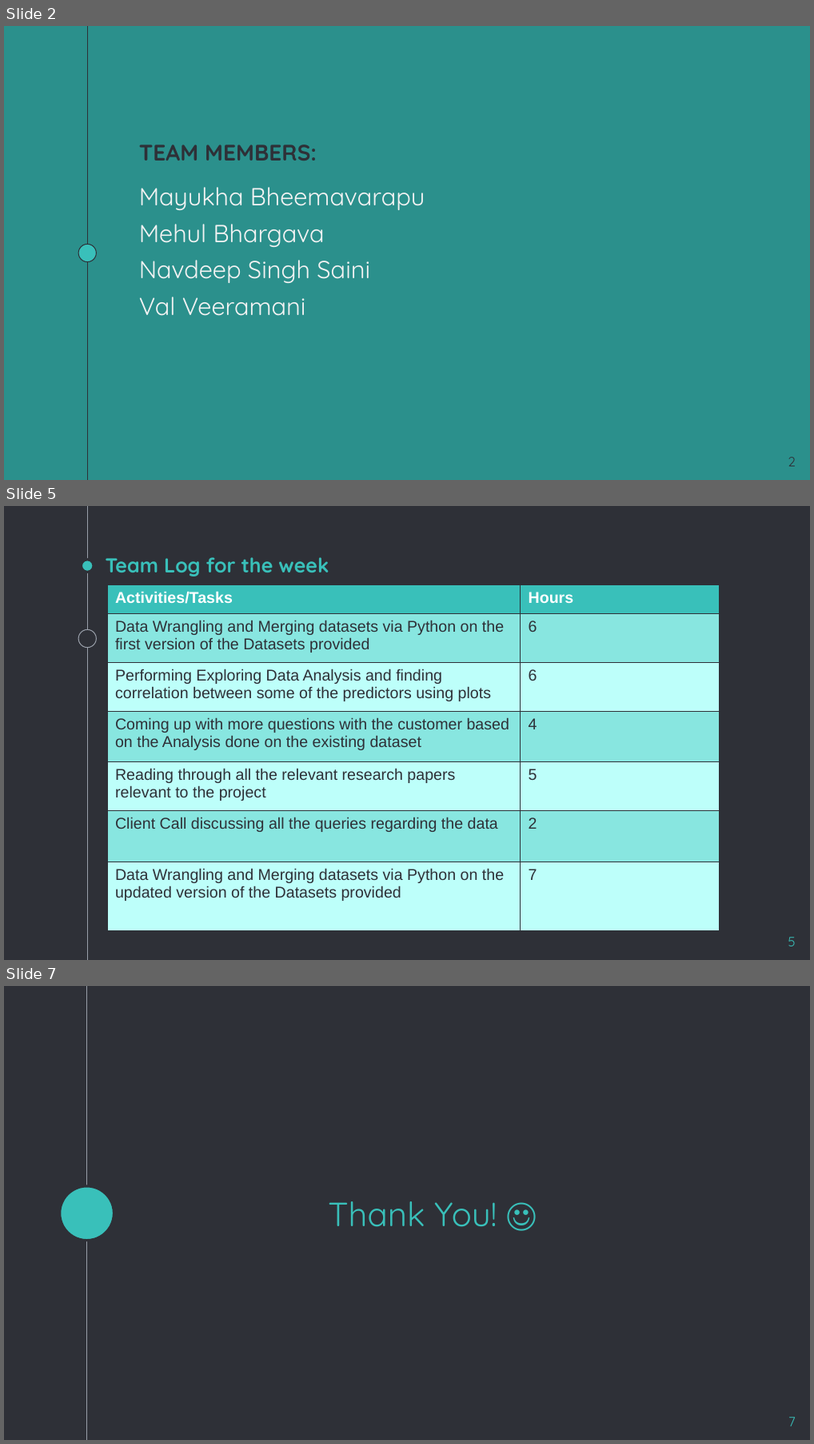
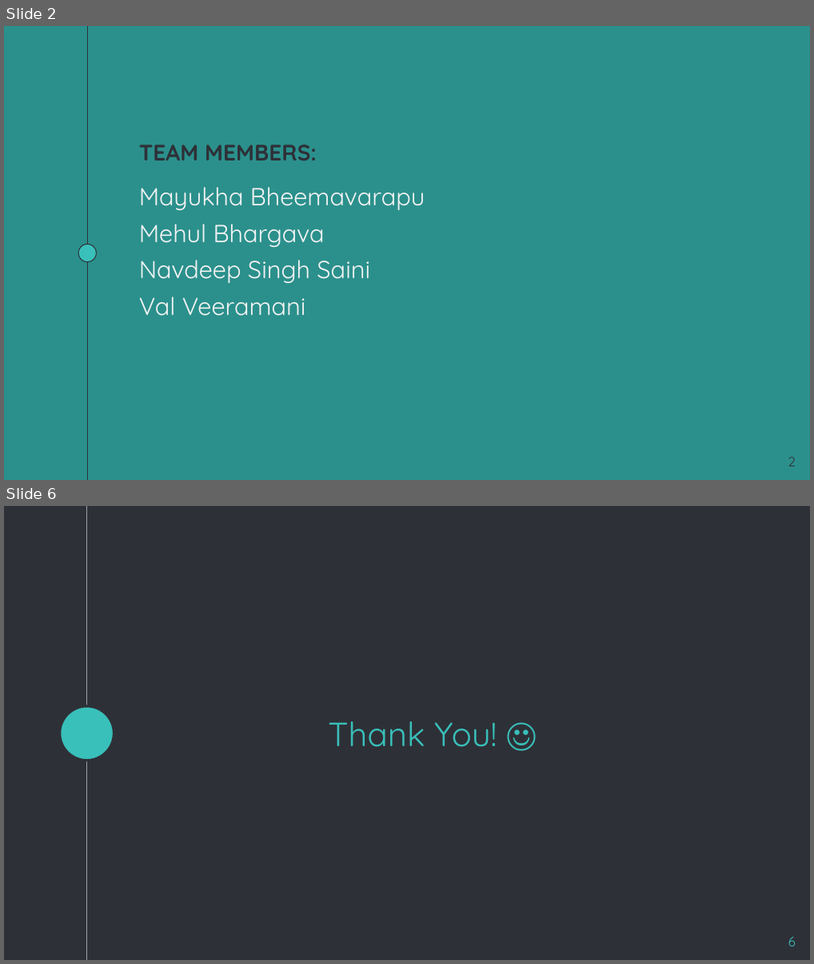
Before and after one commit to navdeep94/AAFC_UBC_Capstone_Crop_Prediction, a slide deck: admin/weekly-updates/AAFC_Capstone_week2.pptx. Shown one above the other, each under a label of ours: slides 2, 5 and 7 before the commit, slides 2 and 6 after it; the slides between them are not shown. The pictures are 814x1444 and 814x964 pixels, drawn with LibreOffice and Linux fonts; fonts in the diff are those of the drawing. Boxes give left, top, right and bottom in pixels: in the first picture for what was removed or moved away, otherwise in the second. Text is boxed around its words. In the diff, an @@ line names an element or a change of style, - is before the commit and + after.

```diff
--- a/admin/weekly-updates/AAFC_Capstone_week2.pptx
+++ b/admin/weekly-updates/AAFC_Capstone_week2.pptx
@@ slide 5 removed at (4, 506, 810, 960), background #2E3037; not listed: 1 template element that a slide beside it also shows @@
@@ ellipse removed at (82, 560, 94, 572) @@
@@ title removed at (106, 557, 329, 576) @@
-Team Log for the week
@@ table removed at (107, 585, 719, 930), 7 rows, 2 columns @@
-Activities/Tasks | Hours
-Data Wrangling and Merging datasets via Python on the first version of the Datasets provided | 6
-Performing Exploring Data Analysis and finding correlation between some of the predictors using plots | 6
-Coming up with more questions with the customer based on the Analysis done on the existing dataset | 4
-Reading through all the relevant research papers relevant to the project | 5
-Client Call discussing all the queries regarding the data | 2
-Data Wrangling and Merging datasets via Python on the updated version of the Datasets provided | 7
@@ ellipse removed at (78, 629, 96, 647) @@
@@ page number removed at (789, 936, 796, 946) @@
-5
@@ what was slide 7 is now slide 6 @@
@@ page number at (789, 936, 796, 946): text changed @@
-7
+6
```
Also in this commit, not shown: 4 slides changed, 5 other files.
